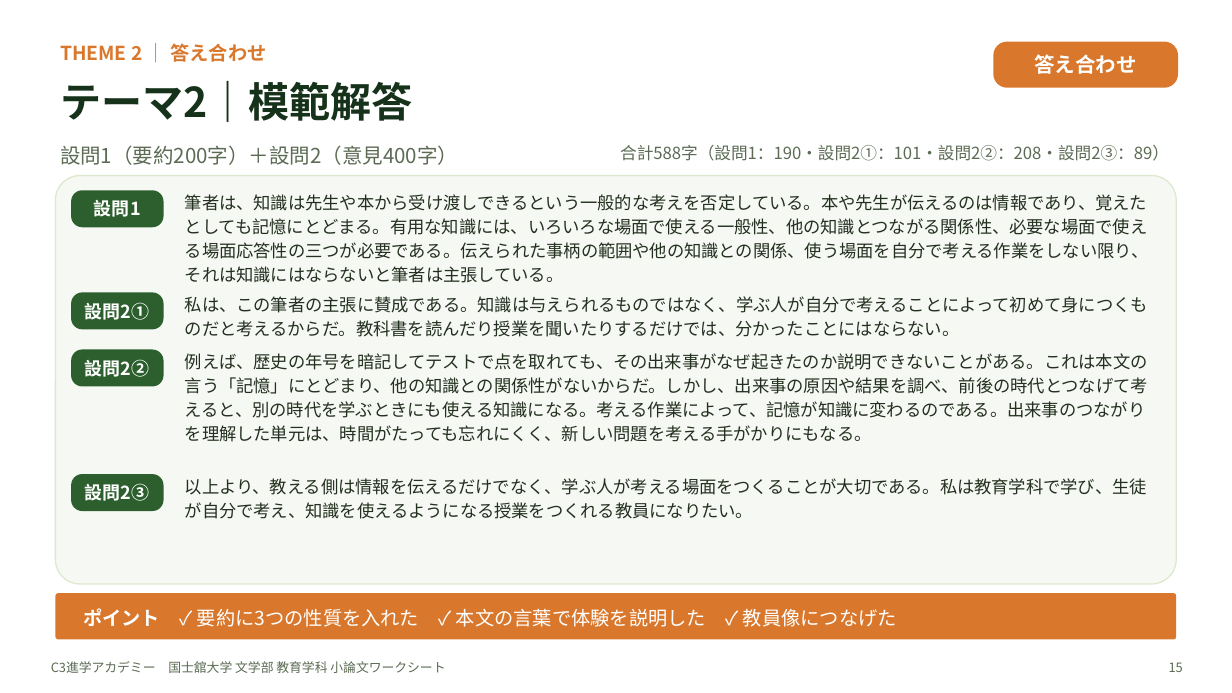
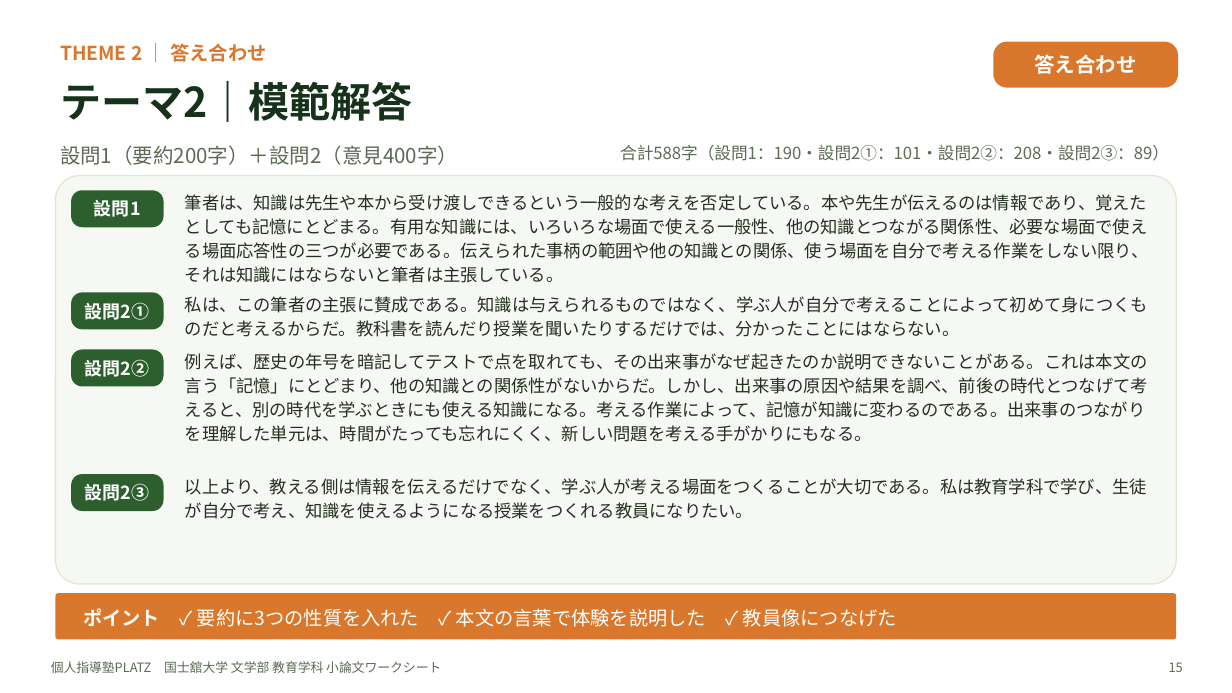
Before and after one commit to platzgod/PLATZAI-, a slide deck: slide 15 of 小論文添削（ショー）/ワークシート/国士舘大学_文学部教育学科/国士舘大学_文学部教育学科_小論文ワークシート.pptx. Drawn at 1232x693 pixels with LibreOffice and Linux fonts; fonts in the diff are those of the drawing. Boxes give left, top, right and bottom in pixels: in the first picture for what was removed or moved away, otherwise in the second. Text is boxed around its words. In the diff, an @@ line names an element or a change of style, - is before the commit and + after.

```diff
--- a/小論文添削（ショー）/ワークシート/国士舘大学_文学部教育学科/国士舘大学_文学部教育学科_小論文ワークシート.pptx
+++ b/小論文添削（ショー）/ワークシート/国士舘大学_文学部教育学科/国士舘大学_文学部教育学科_小論文ワークシート.pptx
@@ text at (x1=51, y1=661, x2=441, y2=673): text changed @@
-C3進学アカデミー 国士舘大学 文学部 教育学科 小論文ワークシート
+個人指導塾PLATZ 国士舘大学 文学部 教育学科 小論文ワークシート
```
Also in this commit, not shown: 15 other slides changed, 10 other files.
